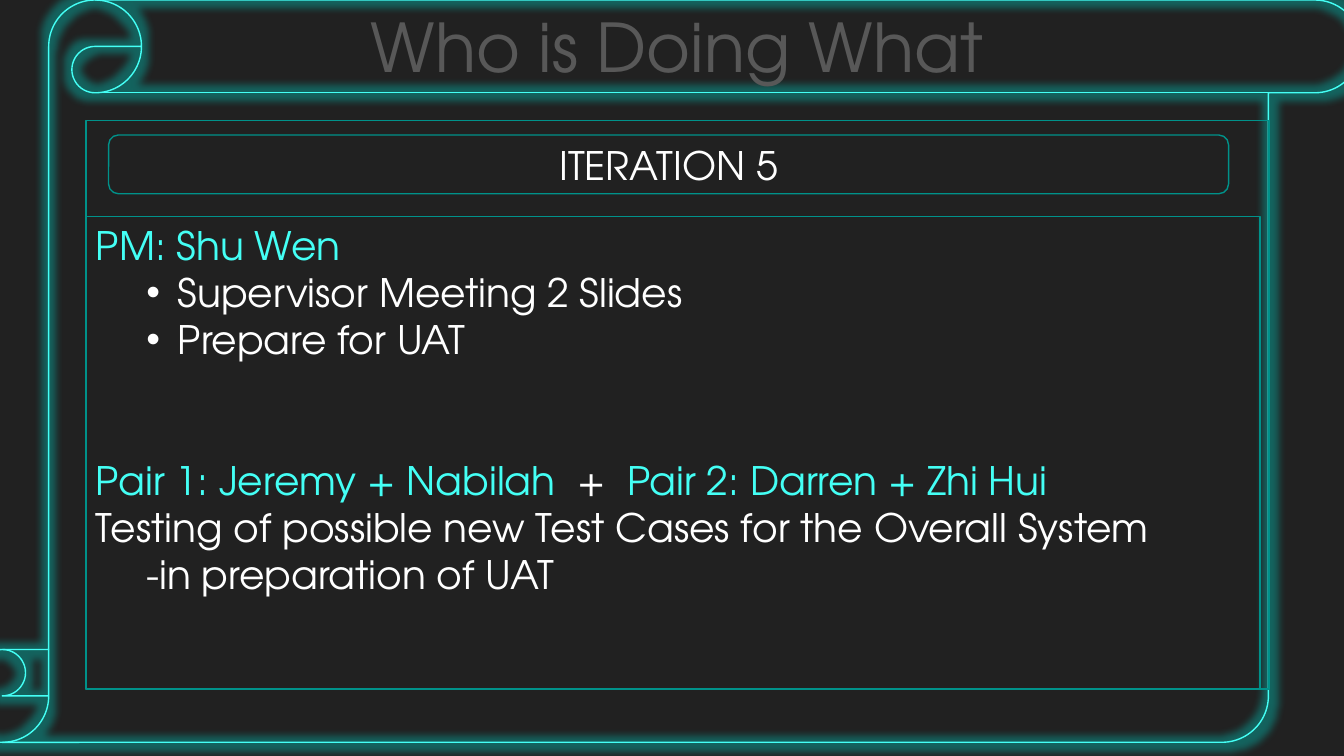
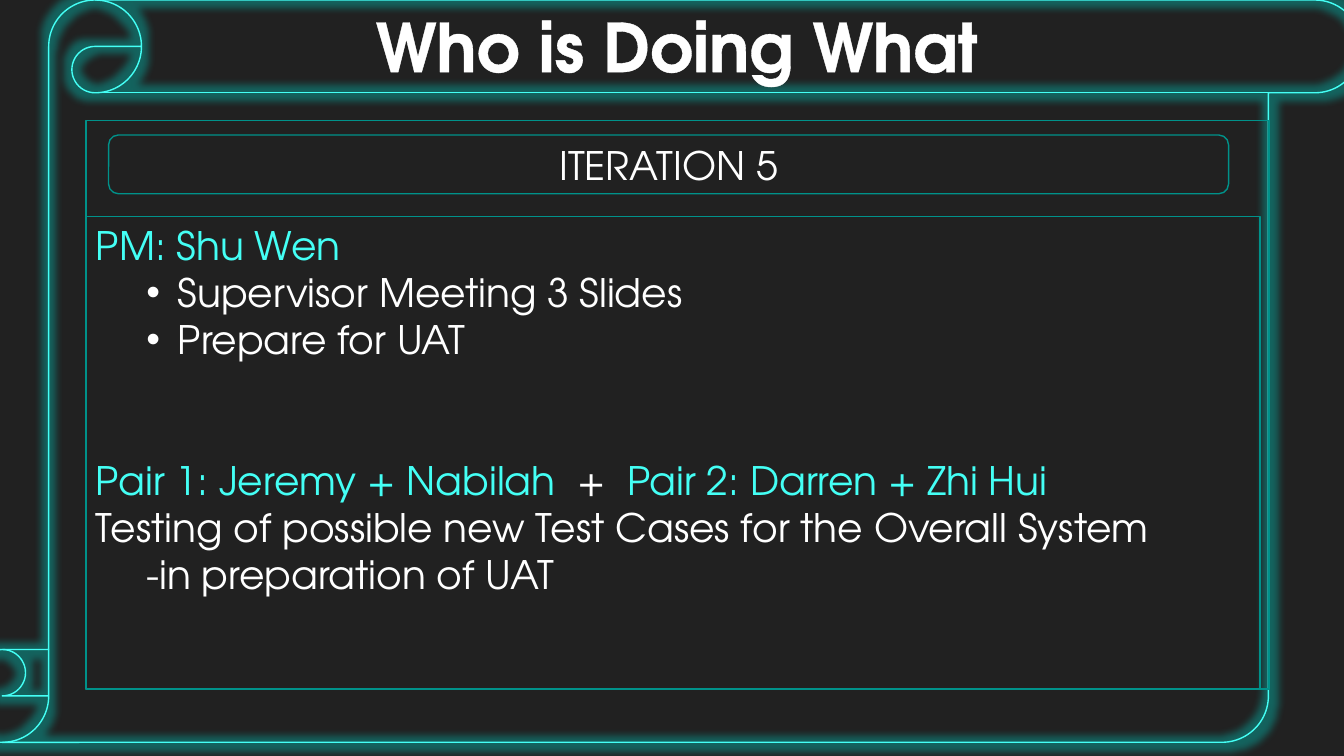
Before and after one commit to jerots/SMUAnalytics, a slide deck: slide 16 of presentations/pmReview.pptx (slide 15 before the commit). Drawn at 1344x756 pixels with LibreOffice and Linux fonts; fonts in the diff are those of the drawing. Boxes give left, top, right and bottom in pixels: in the first picture for what was removed or moved away, otherwise in the second. Text is boxed around its words. In the diff, an @@ line names an element or a change of style, - is before the commit and + after.

Commit message:
Updated PM Review slide(design) based on team's feedback

```diff
--- a/presentations/pmReview.pptx
+++ b/presentations/pmReview.pptx
@@ text "Who is Doing What" at box(376, 0, 978, 93): text colour #585858 to #FFFFFF, bold on @@
@@ text in rectangle at box(178, 277, 683, 316): text changed @@
-  • Supervisor Meeting 2 Slides
+  • Supervisor Meeting 3 Slides
```
Also in this commit, not shown: 16 other slides changed, 1 slide added, 1 slide removed.
